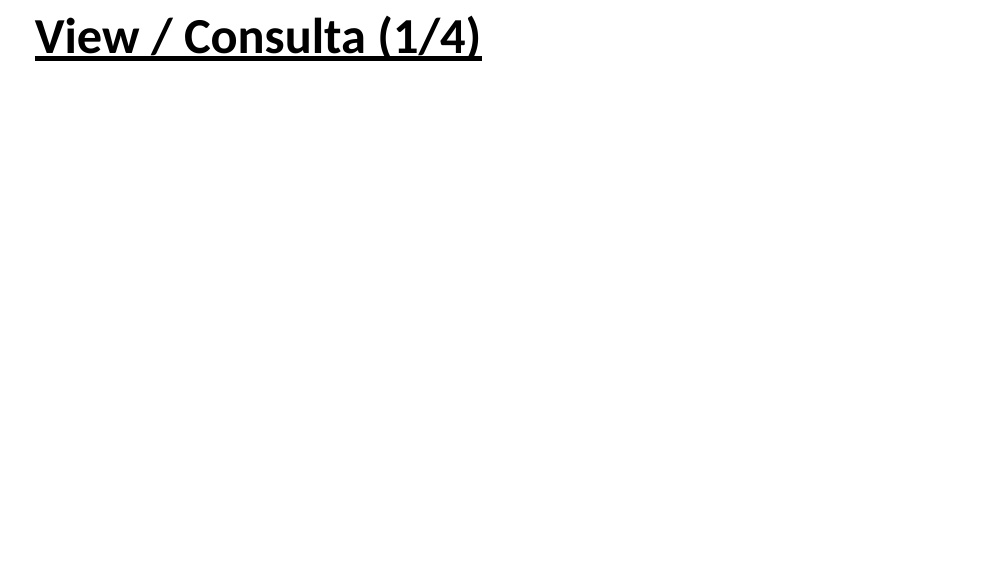
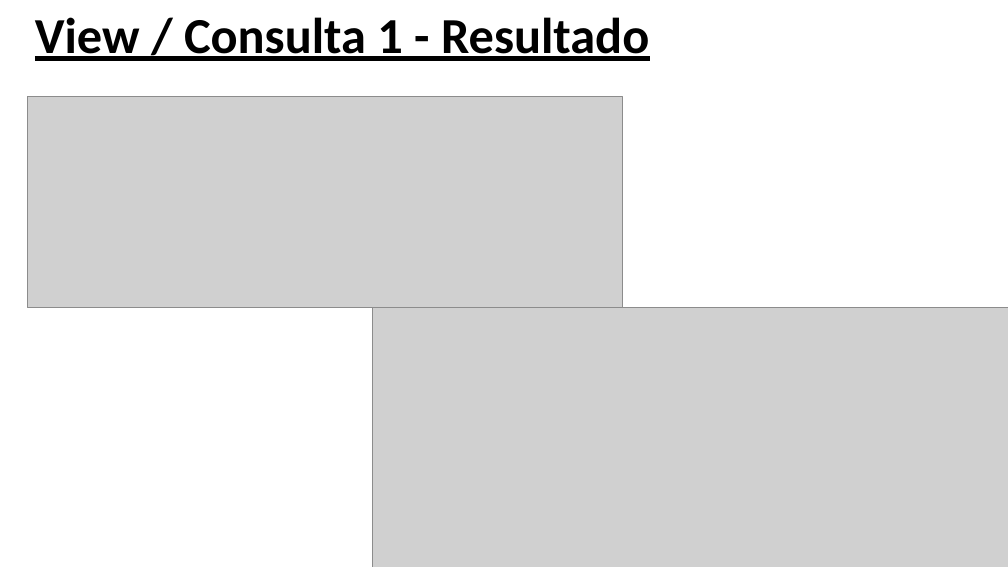
Before and after one commit to wweellddeerr/Projeto-Final-FBD, a slide deck: slide 20 of Apresentação/power point.pptx (slide 19 before the commit). Drawn at 1008x567 pixels with LibreOffice and Linux fonts; fonts in the diff are those of the drawing; grey boxes stand for pictures. Boxes give left, top, right and bottom in pixels: in the first picture for what was removed or moved away, otherwise in the second. Text is boxed around its words. In the diff, an @@ line names an element or a change of style, - is before the commit and + after.

```diff
--- a/Apresentação/power point.pptx
+++ b/Apresentação/power point.pptx
@@ title at (35,17,649,61): text changed @@
-View / Consulta (1/4)
+View / Consulta 1 - Resultado
@@ picture added at (27,97,622,308) @@
@@ picture added at (373,308,1008,567) @@
```
Also in this commit, not shown: 4 other slides changed, 5 slides added, 2 slides removed, 2 other files.
